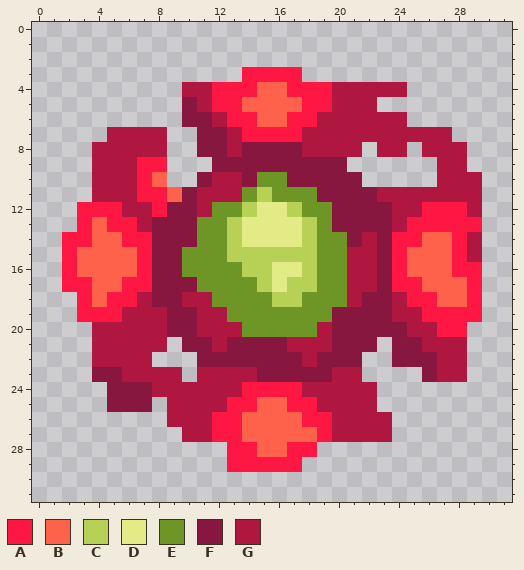
One commit to this pixel-art sprite: sprites/blocks/turrets/acid-mine.png. Above is the file before it was changed.
The file is 32x32 pixels.
Palette (. is transparent): A #ff1744  B #ff624a  C #b6d156  D #e2eb86  E #6d9626  F #87173e  G #af1740
Pixels before, first column x 2:
 3 ............AAAA............
 4 ........GGAAABBAAAGGGGG.....
 5 ........FGAABBBBAAGGG.......
 6 ........FFGAABBAAGGGGGG.....
 7 ...GGGG..FFGAAAAGGGGGGGGGG..
 8 ..GGGGG..FFGFFFFGGGG.GG.GGG.
 9 ..GGGAA...FFFFFFFFF......GG.
10 ..GGGAB..FGGFEEFFFFF.....GGG
11 ..GGGAABFGGGECEEEFFFFGGGGGGG
12 .AAAGGAFFGEECDDCEEFFFFGGAAAG
13 .ABAAGFFFEECDDDDCEFFFFGAAAAA
14 AABBAAFFFEECDDDDCEEFGFAABBAG
15 ABBBBAFFEEECCCCCCEEGGFABBBAG
16 ABBBBAFFEEEECCDDCEEGGFABBBAA
17 AABBAAFFFEEEECDCCEEGGFAABBBA
18 .ABAAGFFGGEEEECCEEEGFFGAABBA
19 .AAAGGGFFGGEEEEEEEFFFFGGAAAA
20 ..GGGGGFFGGGEEEEEGFFFFFGGAA.
21 ..GGGGG.FFGFFFFGGGFFF.FFGGG.
22 ..GGGG...FFFFFFFGFFF..FFFGG.
23 ..FFGGGG.GGGGFFFFFGG....FGG.
24 ...FFFGGGGGGAAAAGGGGG.......
25 ...FFF.GGGGAABBAAGGGG.......
26 .......GGGAABBBBAAGGGG......
27 ........GGAABBBBBAGGGG......
28 ...........AABBAA...........
29 ...........AAAAA............
Now the later version:
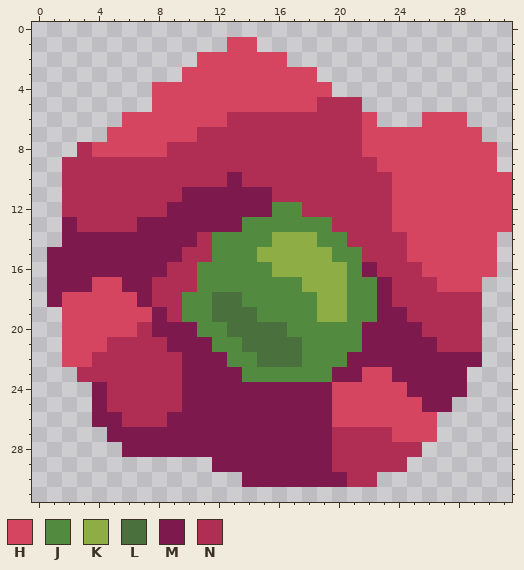
Colours new in this view: H #d6455f  J #528a3f  K #8ead44  L #49703d  M #7d194d  N #b02e53
What changed:
Changed rows in their new state; - is an unchanged pixel.
first column x 1:
 1 ------------HH-----------------
 2 ----------HHHHHH---------------
 3 ---------HHHHHHHHH-------------
 4 -------HHHHHHHHHHHH.....-------
 5 -------HHHHHHHHHHHNNN.---------
 6 -----HHHHHHHNNNNNNNNNH..-HHH---
 7 ----HHHHHHNNNNNNNNNNNHHHHHHHH--
 8 --NHHHHHNNNNNNNNNNNNNHHHHHHHHH-
 9 -NNNNNNNNNNNNNNNNNNNNNHHHHHHHH-
10 -NNNNNNNNNNNMNNNNNNNNNNHHHHHHHH
11 -NNNNNNNNMMMMMMNNNNNNNNHHHHHHHH
12 -NNNNNNNMMMMMMMJJNNNNNNHHHHHHHH
13 -MNNNNMMMMMMMJJJJJJNNNNHHHHHHHH
14 -MMMMMMMMMNJJJJKKKJJNNNNHHHHHH-
15 MMMMMMMMMNNJJJKKKKKJJNNNHHHHHH-
16 MMMMMMMMNNJJJJJKKKKKJMNNNHHHHH-
17 MMMHHMMNNNJJJJJJJKKKJJMNNNHHH--
18 MHHHHHMNNJJLLJJJJJKKJJMNNNNNN--
19 -HHHHHHMNJJLLLJJJJKKJJMMNNNNN--
20 -HHHHHNMMMJJLLLLJJJJJMMMMNNNN--
21 -HHHNNNNMMMJJLLLLJJJJMMMMMNNN--
22 -HHNNNNNNMMMJJLLLJJJMMMMMMMMM--
23 --NNNNNNNMMMMJJJJJJMMHHMMMMM---
24 ---MNNNNNMMMMMMMMMMHHHHHMMMM---
25 ---MNNNNNMMMMMMMMMMHHHHHHMM----
26 ---MMNNNMMMMMMMMMMMHHHHHHH-----
27 ----MMMMMMMMMMMMMMMNNNNHHH-----
28 -----MMMMMMMMMMMMMMNNNNNN------
29 -----------MMMMMMMMNNNNN-------
30 -------------MMMMMMMNN---------
Pixel boxes of the changes (left, top, right, bottom) in both pictures:
changed: (47, 37, 512, 487)
